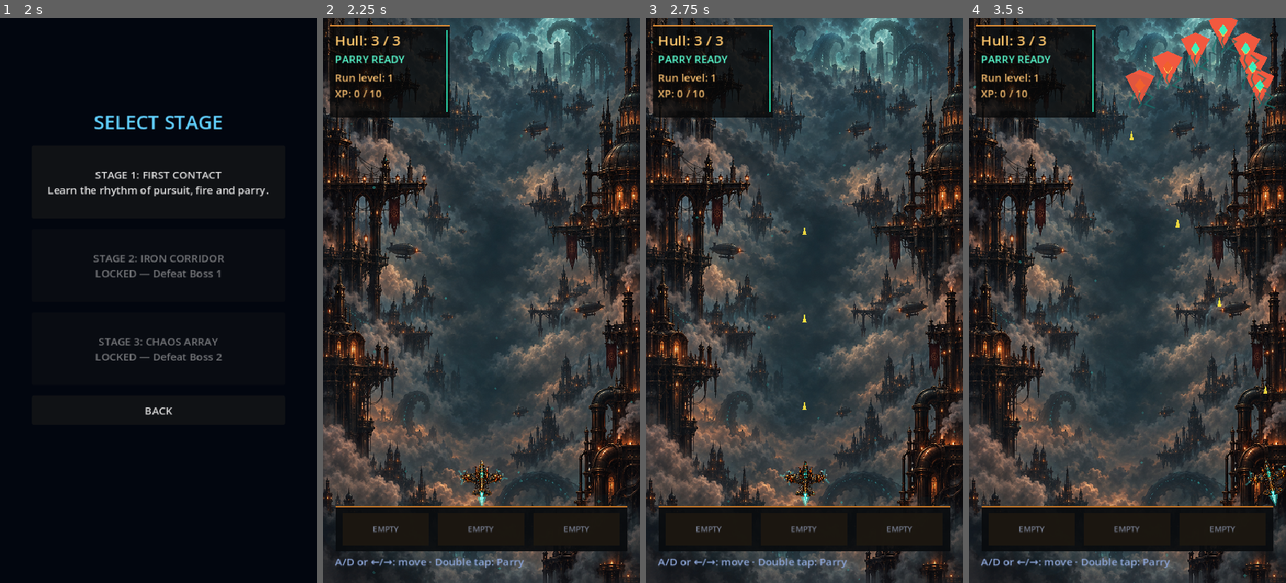
Above: before the commit, frames 1-4 (left to right).
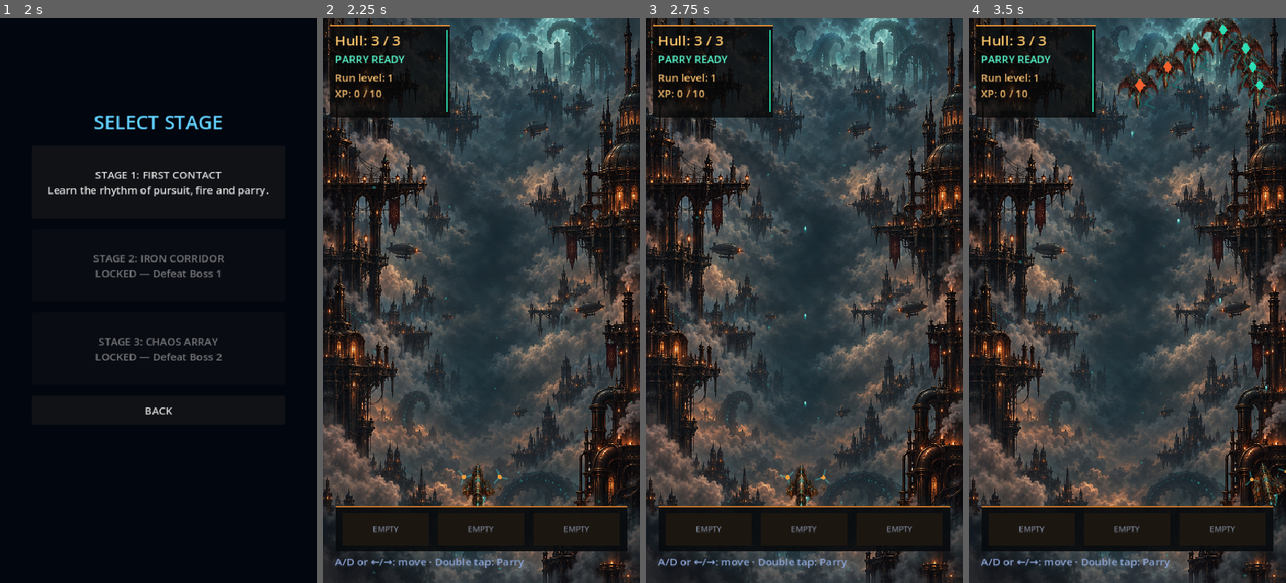
Above: after the commit, the same moments.

Repository: Gonz007/Bullet-Rogue
Game: Godot game, scene res://scenes/MainMenu.tscn
Two runs of this game, one before a commit and one after it. Both use one fixed random seed, a clock stepped at 60 frames per second and the inputs below.
Inputs (mouse positions are in pixels of both pictures, inside the frame that each line leads up to):
- Up to frame 1 (2 s): click "PLAY" at 0.5 s; click "PLAY" at 1.25 s
- Up to frame 2 (2.25 s): click "STAGE 1: FIRST CONTACT Learn …" at 2 s
- Up to frame 3 (2.75 s): no input
- Up to frame 4 (3.5 s): tap Enter (ui_accept) at 2.75, 3.02 s; move the mouse to (1197, 272) at 2.77 s; hold D (move_right) from 2.78 s (still down); tap R at 2.85 s; click (1197, 272) at 2.92 s

Frame 1 is identical in both runs. In frame 2, 0.5% of the frame differs, in the area x 43-57%, y 78-87%; in frame 3, 0.5%; in frame 4, 3.1%, in the area x 46-100%, y 0-87%.

Commit message:
feat: integrate supplied sprites and fix coin magnet

Diff:
--- a/scenes/Player.tscn
+++ b/scenes/Player.tscn
@@ -3,7 +3,7 @@
 [ext_resource type="Script" path="res://scripts/player.gd" id="1_player"]
 [ext_resource type="PackedScene" path="res://scenes/Projectile.tscn" id="2_projectile"]
 [ext_resource type="Script" path="res://scripts/weapon.gd" id="3_weapon"]
-[ext_resource type="Texture2D" path="res://assets/ships/steampunk_alien_plane_v1.png" id="4_plane"]
+[ext_resource type="Texture2D" path="res://assets/sprites/player/player_idle.png" id="4_plane"]
 [ext_resource type="Script" path="res://scripts/visual/player_steam_visual.gd" id="5_visual"]
 
 [sub_resource type="RectangleShape2D" id="1_shape"]
@@ -51,4 +51,4 @@
 
 [node name="PlaneSprite" type="Sprite2D" parent="VisualRig"]
 texture = ExtResource("4_plane")
-scale = Vector2(0.055, 0.055)
+scale = Vector2(0.62, 0.62)
--- a/scripts/coin_pickup.gd
+++ b/scripts/coin_pickup.gd
@@ -2,15 +2,19 @@
 extends Area2D
 
 @export var amount := 1
-@export var magnet_radius := 95.0
-@export var magnet_speed := 360.0
+@export var magnet_radius := 280.0
+@export var magnet_speed := 620.0
+@export var fall_speed := 95.0
 
 var _pulse_time := 0.0
 var _collected := false
+var _settle_y := 0.0
 
 
 func _ready() -> void:
 	body_entered.connect(_on_body_entered)
+	# Coins should never remain stranded at the kill position above the player.
+	_settle_y = minf(global_position.y + 120.0, 690.0)
 
 
 func _process(delta: float) -> void:
@@ -19,8 +23,15 @@
 	var pulse := 1.0 + sin(_pulse_time * 5.0) * 0.12
 	$Visual.scale = Vector2.ONE * pulse
 	var player := get_tree().get_first_node_in_group("player") as Player
-	if player != null and global_position.distance_to(player.global_position) <= magnet_radius:
-		global_position = global_position.move_toward(player.global_position, magnet_speed * delta)
+	if player == null:
+		return
+	var distance := global_position.distance_to(player.global_position)
+	if distance <= magnet_radius:
+		# Accelerate naturally near the ship; this works for normal and big drops.
+		var speed := magnet_speed * (1.0 + (1.0 - distance / magnet_radius) * 1.8)
+		global_position = global_position.move_toward(player.global_position, speed * delta)
+	elif global_position.y < _settle_y:
+		global_position.y = minf(_settle_y, global_position.y + fall_speed * delta)
 
 
 func _on_body_entered(body: Node2D) -> void:
--- a/scripts/enemy.gd
+++ b/scripts/enemy.gd
@@ -24,6 +24,9 @@
 	health = max_health
 	add_to_group("enemies")
 	body_entered.connect(_on_body_entered)
+	var sprite_visual := EnemySpriteVisual.new()
+	sprite_visual.name = "SpriteVisual"
+	add_child(sprite_visual)
 	var visual := OrganicEnemyVisual.new()
 	visual.name = "OrganicMachineAccent"
 	add_child(visual)
--- a/scripts/projectile.gd
+++ b/scripts/projectile.gd
@@ -19,6 +19,10 @@
 var bounces_remaining := 0
 
 const MAX_ACTIVE_PROJECTILES := 360
+const PLAYER_SHOT_TEXTURE := preload("res://assets/sprites/projectiles/player_shot.png")
+const ENEMY_SHOT_TEXTURE := preload("res://assets/sprites/projectiles/enemy_shot.png")
+
+var _sprite_visual: Sprite2D
 
 
 func _ready() -> void:
@@ -26,6 +30,11 @@
 		queue_free()
 		return
 	add_to_group("projectiles")
+	_sprite_visual = Sprite2D.new()
+	_sprite_visual.scale = Vector2.ONE * 0.28
+	_sprite_visual.z_index = 1
+	add_child(_sprite_visual)
+	$Visual.visible = false
 	area_entered.connect(_on_area_entered)
 	body_entered.connect(_on_body_entered)
 	_create_damage_info()
@@ -121,6 +130,9 @@
 
 
 func _update_visuals() -> void:
+	if _sprite_visual != null:
+		_sprite_visual.texture = PLAYER_SHOT_TEXTURE if team == Team.PLAYER else ENEMY_SHOT_TEXTURE
+		_sprite_visual.modulate = Color(0.42, 1.0, 0.94, 1.0) if metadata.get("reflected", false) else Color.WHITE
 	if team == Team.PLAYER:
 		$Visual.color = Color(0.35, 0.95, 1.0) if metadata.get("reflected", false) else Color(1.0, 0.9, 0.25)
 		$Visual.scale = Vector2.ONE
--- /dev/null
+++ b/scripts/visual/enemy_sprite_visual.gd
@@ -0,0 +1,44 @@
+class_name EnemySpriteVisual
+extends Node2D
+
+## Visual adapter for the supplied sprite sheet.  It deliberately does not alter
+## the host's collision shapes, movement state, damage or firing logic.
+const CHASER_TEXTURE := preload("res://assets/sprites/enemies/chaser.png")
+const SHOOTER_TEXTURE := preload("res://assets/sprites/enemies/shooter.png")
+const BURST_TEXTURE := preload("res://assets/sprites/enemies/burst.png")
+const RAMMER_TEXTURE := preload("res://assets/sprites/enemies/rammer.png")
+const LARGE_TEXTURE := preload("res://assets/sprites/enemies/large.png")
+const BOSS_TEXTURE := preload("res://assets/sprites/bosses/leviathan_boss.png")
+
+
+func _ready() -> void:
+	var host := get_parent() as Enemy
+	if host == null:
+		return
+	_hide_legacy_polygons(host)
+	var sprite := Sprite2D.new()
+	sprite.texture = _texture_for(host)
+	sprite.scale = Vector2.ONE * (0.50 if host is Boss else 0.72)
+	sprite.z_index = 0
+	add_child(sprite)
+
+
+func _texture_for(host: Enemy) -> Texture2D:
+	if host is Boss:
+		return BOSS_TEXTURE
+	if host.name.contains("Rammer"):
+		return RAMMER_TEXTURE
+	if host is BurstEnemy:
+		return BURST_TEXTURE
+	if host is Shooter:
+		return SHOOTER_TEXTURE
+	if host is Chaser:
+		return CHASER_TEXTURE
+	return LARGE_TEXTURE
+
+
+func _hide_legacy_polygons(host: Enemy) -> void:
+	for node_name in ["Body", "Visual", "Core", "Barrel"]:
+		var legacy := host.get_node_or_null(node_name) as CanvasItem
+		if legacy != null:
+			legacy.visible = false
Binary file added: assets/sprites/bosses/leviathan_boss.png
Not shown, added: assets/sprites/bosses/leviathan_boss.png.import
Binary file added: assets/sprites/enemies/burst.png
Not shown, added: assets/sprites/enemies/burst.png.import
Binary file added: assets/sprites/enemies/chaser.png
Not shown, added: assets/sprites/enemies/chaser.png.import
Binary file added: assets/sprites/enemies/large.png
Not shown, added: assets/sprites/enemies/large.png.import
Binary file added: assets/sprites/enemies/rammer.png
Not shown, added: assets/sprites/enemies/rammer.png.import
Binary file added: assets/sprites/enemies/shooter.png
Not shown, added: assets/sprites/enemies/shooter.png.import
(and 9 more such lines)
